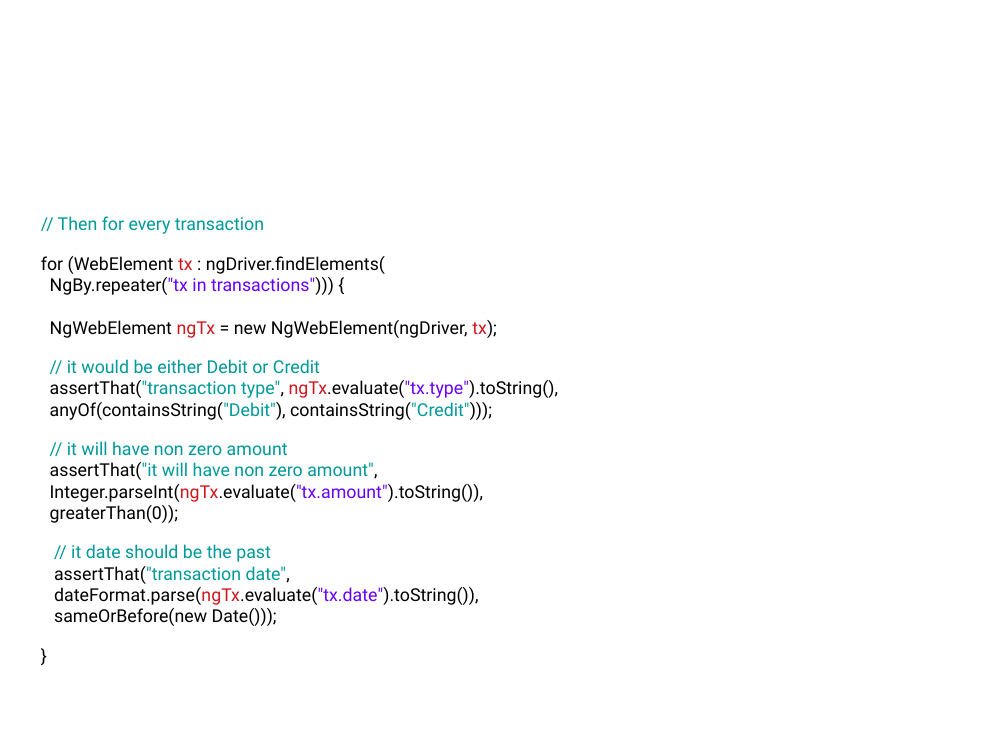
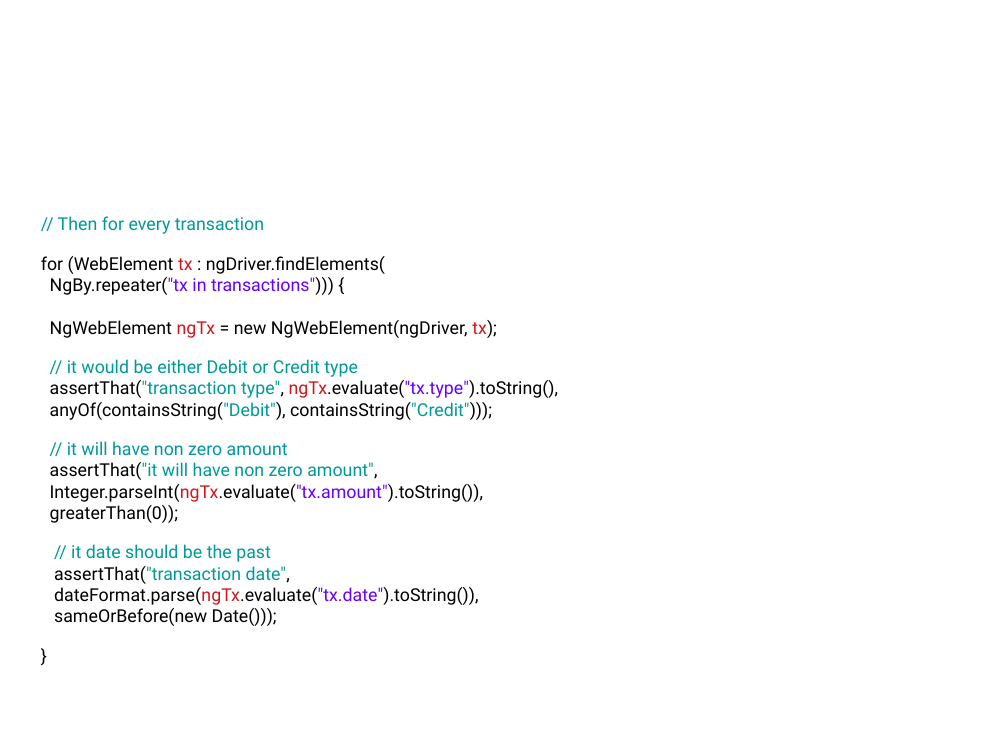
Before and after one commit to sergueik/selenium_java, a slide deck: slide 20 of protractor/jProtractor.odp (slide 17 before the commit). Drawn at 1008x756 pixels with LibreOffice and Linux fonts; fonts in the diff are those of the drawing; background and template pictures are left out. Boxes give left, top, right and bottom in pixels: in the first picture for what was removed or moved away, otherwise in the second. Text is boxed around its words. In the diff, an @@ line names an element or a change of style, - is before the commit and + after.

```diff
--- a/protractor/jProtractor.odp
+++ b/protractor/jProtractor.odp
@@ text at [50,359,559,420]: text changed @@
-// it would be either Debit or Credit
-assertThat("transaction type", ngTx.evaluate("tx.type").toString(),
-anyOf(containsString("Debit"), containsString("Credit")));
+// it would be either Debit or Credit type
+assertThat("transaction type", ngTx.evaluate("tx.type").toString(),
+anyOf(containsString("Debit"), containsString("Credit")));
```
Also in this commit, not shown: 5 other slides changed, 4 slides added, 1 slide removed, 1 other file.
